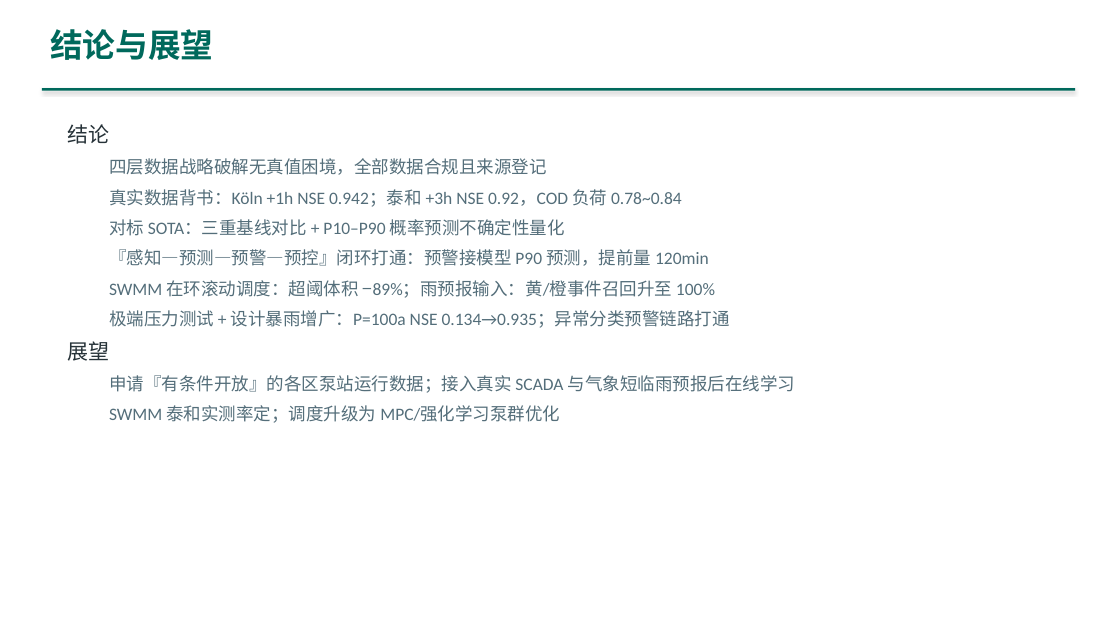
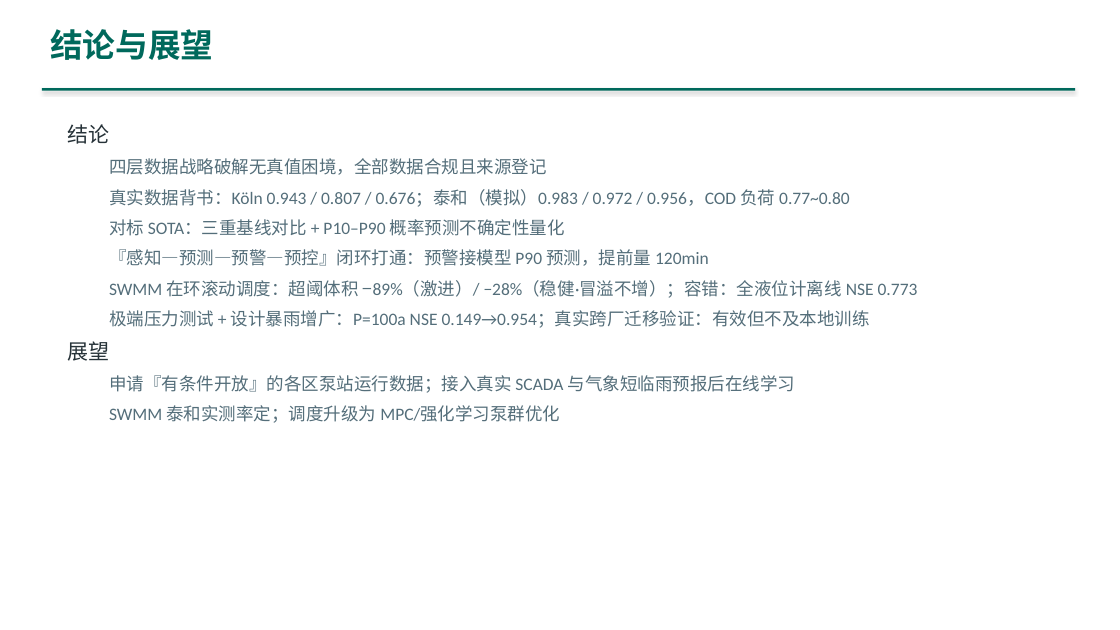
Before and after one commit to dao-genesis/meec8-topic7-showcase, a slide deck: slide 25 of downloads/演示PPT_主题七.pptx (slide 23 before the commit). Drawn at 1120x630 pixels with LibreOffice and Linux fonts; fonts in the diff are those of the drawing. Boxes give left, top, right and bottom in pixels: in the first picture for what was removed or moved away, otherwise in the second. Text is boxed around its words. In the diff, an @@ line names an element or a change of style, - is before the commit and + after.

```diff
--- a/downloads/演示PPT_主题七.pptx
+++ b/downloads/演示PPT_主题七.pptx
@@ text at <box>109,189,850,207</box>: text changed @@
-  真实数据背书：Köln +1h NSE 0.942；泰和 +3h NSE 0.92，COD 负荷 0.78~0.84
+  真实数据背书：Köln 0.943 / 0.807 / 0.676；泰和（模拟）0.983 / 0.972 / 0.956，COD 负荷 0.77~0.80
@@ text at <box>109,280,918,328</box>: text changed @@
-  SWMM 在环滚动调度：超阈体积 −89%；雨预报输入：黄/橙事件召回升至 100%
-  极端压力测试 + 设计暴雨增广：P=100a NSE 0.134→0.935；异常分类预警链路打通
+  SWMM 在环滚动调度：超阈体积 −89%（激进）/ −28%（稳健·冒溢不增）；容错：全液位计离线 NSE 0.773
+  极端压力测试 + 设计暴雨增广：P=100a NSE 0.149→0.954；真实跨厂迁移验证：有效但不及本地训练
```
Also in this commit, not shown: 14 other slides changed, 2 slides added, 47 other files.
